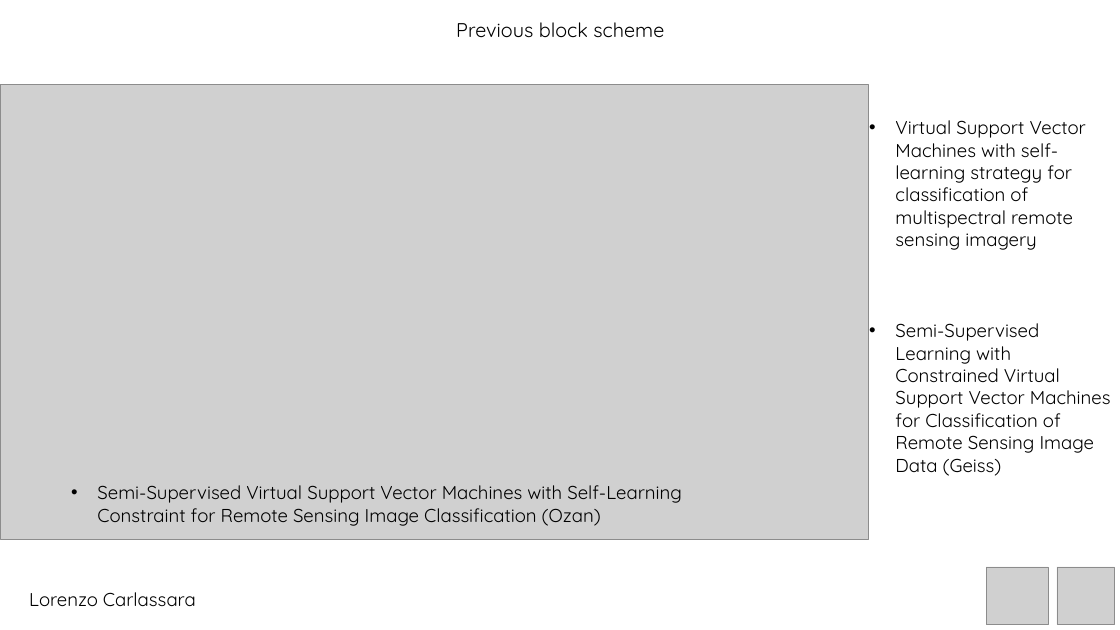
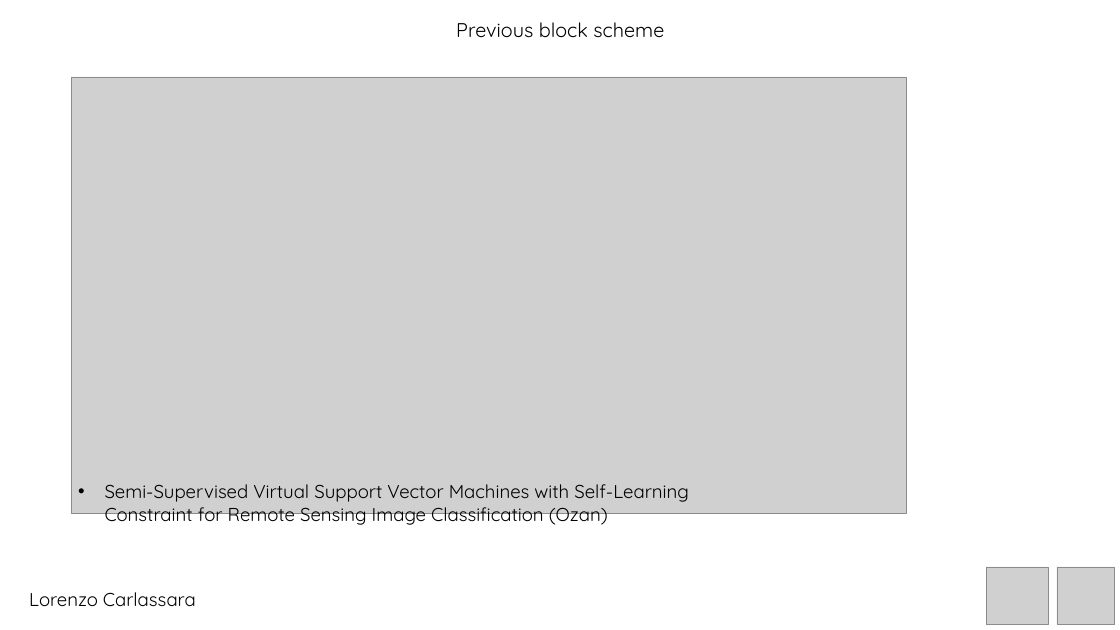
Before and after one commit to carls31/active-learning-virtual-SVM, a slide deck: slide 8 of presentation_CARLASSARA_10601118.pptx (slide 2 before the commit). Drawn at 1120x630 pixels with LibreOffice and Linux fonts; fonts in the diff are those of the drawing; grey boxes stand for pictures. Boxes give left, top, right and bottom in pixels: in the first picture for what was removed or moved away, otherwise in the second. Text is boxed around its words. In the diff, an @@ line names an element or a change of style, - is before the commit and + after.

```diff
--- a/presentation_CARLASSARA_10601118.pptx
+++ b/presentation_CARLASSARA_10601118.pptx
@@ picture: place and size @@
-picture at [0,85,868,539]
+picture at [71,77,907,514]
@@ text removed at [895,120,1086,250] @@
-• Virtual Support Vector Machines with self-learning strategy for classification of multispectral remote sensing imagery
@@ text removed at [895,323,1111,476] @@
-• Semi-Supervised Learning with Constrained Virtual Support Vector Machines for Classification of Remote Sensing Image Data (Geiss)
@@ text "Semi-Supervised Virtual Support Vector Machines ...": place and size @@
-text "Semi-Supervised Virtual Support Vector Machines ..." at [97,485,682,526]
+text "Semi-Supervised Virtual Support Vector Machines ..." at [105,484,689,527]
```
Also in this commit, not shown: 1 slide removed.
